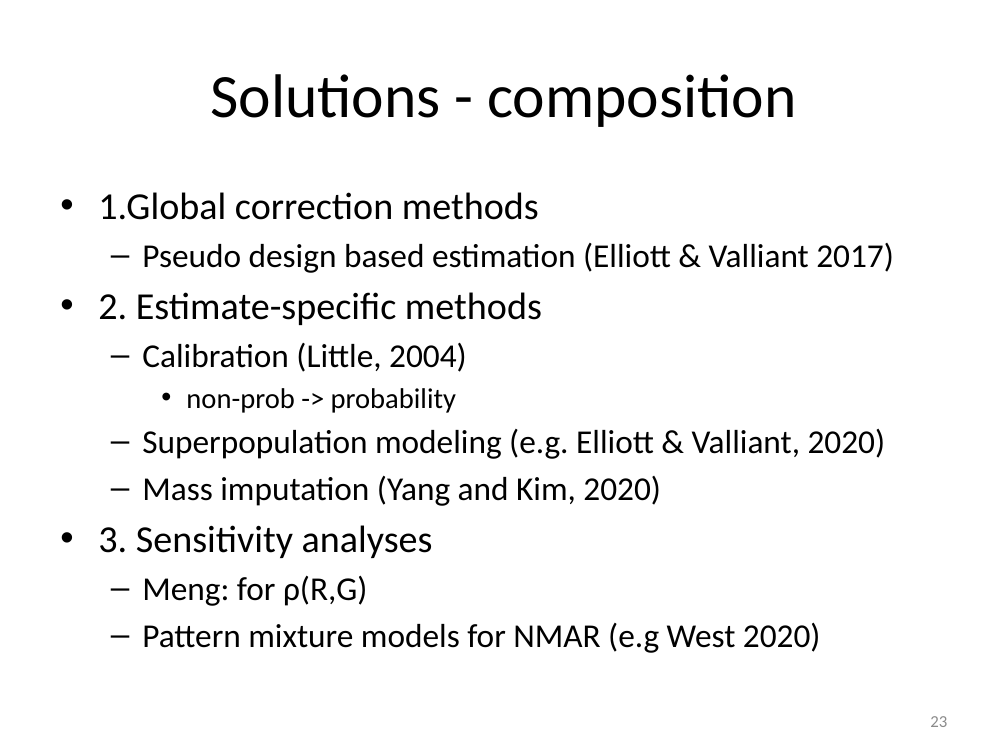
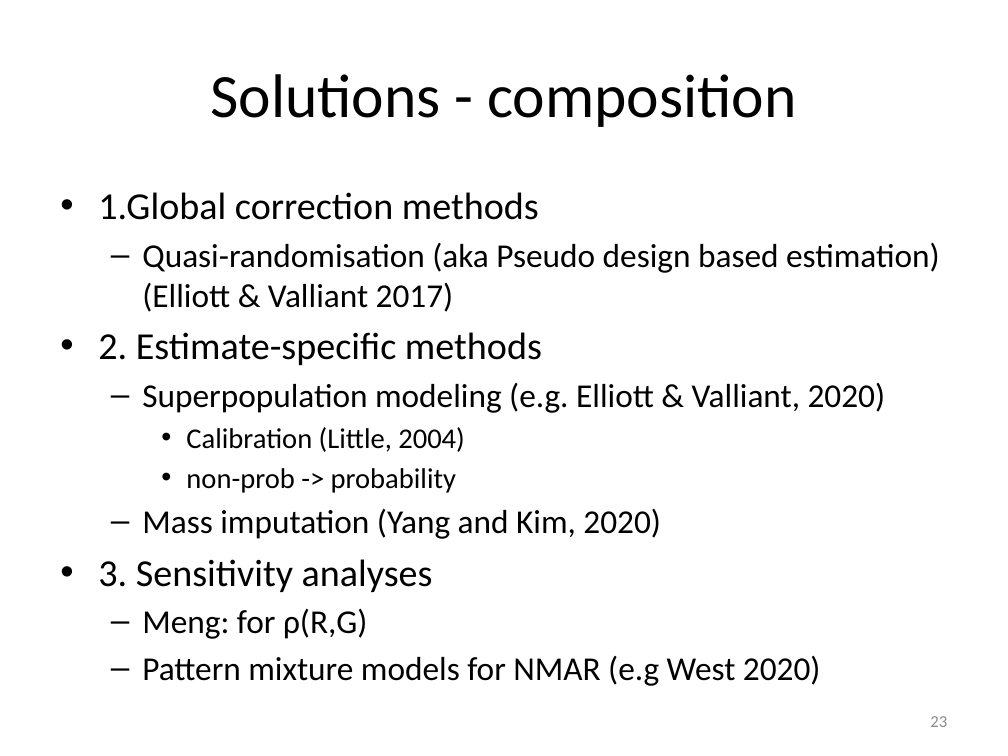
Before and after one commit to peterlugtig/peterlugtig.github.io, a slide deck: slide 23 of static/files/SDA/week13/lecture_week_13.pptx. Drawn at 1008x756 pixels with LibreOffice and Linux fonts; fonts in the diff are those of the drawing. Boxes give left, top, right and bottom in pixels: in the first picture for what was removed or moved away, otherwise in the second. Text is boxed around its words. In the diff, an @@ line names an element or a change of style, - is before the commit and + after.

```diff
--- a/static/files/SDA/week13/lecture_week_13.pptx
+++ b/static/files/SDA/week13/lecture_week_13.pptx
@@ text at (x1=142, y1=242, x2=940, y2=312): text changed @@
-  – Pseudo design based estimation (Elliott & Valliant 2017)
+  – Quasi-randomisation (aka Pseudo design based estimation) (Elliott & Valliant 2017)
@@ text at (x1=142, y1=383, x2=886, y2=413): paragraph added @@
+  – Superpopulation modeling (e.g. Elliott & Valliant, 2020)
@@ text at (x1=142, y1=429, x2=886, y2=459): paragraph removed @@
-  – Superpopulation modeling (e.g. Elliott & Valliant, 2020)
@@ text at (x1=186, y1=427, x2=464, y2=452): size 23.8 to 20.4 pt in "Calibration (Little, 2004)"; bullet – to •; list level 2 to 3 in "Calibration (Little, 2004)" @@
```
Also in this commit, not shown: 9 other slides changed, 3 slides added, 1 slide removed, 7 other files.
